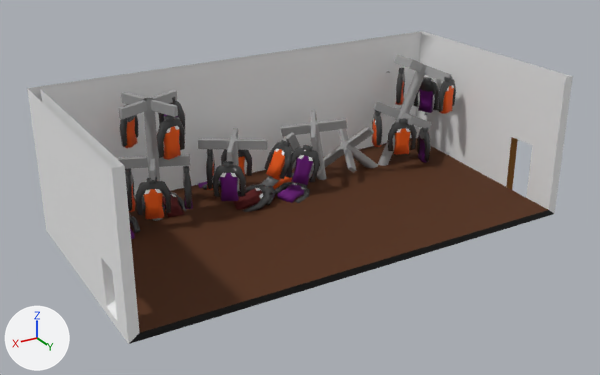
An edit to the FBX model Assets/Resources/Models/mart3.FBX, drawn before and after from the same camera.
Both versions are drawn from a 50 mm camera at (32.8, 53.7, 24.1) aimed at (0.9, 0.6, -2.5). Lighting does not change. The marker at lower left points along +X, +Y and +Z. Where no turn or scale is listed for an object, it has been applied to the vertices. Vertices at the same position are counted once.
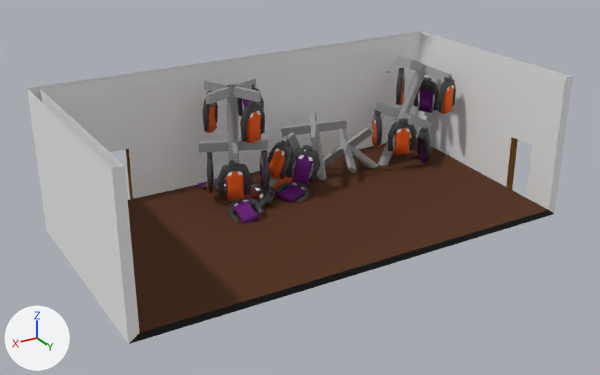
Where the change shows, as pixel boxes [x1, y1, x2, y2] in the pictures (600 x 375 px; the box of a moved part takes in the faces that stretch with it):
part 1 of me_mesh, moved or reshaped
    before: [183, 166, 193, 209]
    after: [260, 150, 270, 191]
part 2 of me_mesh, moved or reshaped
    before: [158, 97, 185, 129]
    after: [237, 84, 264, 116]
part 3 of me_mesh, moved or reshaped
    before: [117, 90, 190, 221]
    after: [198, 78, 268, 202]
part 4 of me_mesh, added
    after: [243, 177, 258, 189]
part 5 of me_mesh, added
    after: [240, 101, 265, 143]
part 6 of me_mesh, added
    after: [202, 91, 218, 133]
part 7 of me_mesh, deleted
    before: [120, 104, 187, 219]
part 8 of me_mesh, moved or reshaped
    before: [129, 128, 267, 239]
    after: [28, 56, 373, 340]

What changed in the scene script:
```text
Change me_mesh:
    used by ob_box008; location = (0.0, 0.0, 0.0)
    remove me_mesh.from_pydata(...)  # 3913 vertices, 7561 faces; spans x -19.1..19.1, y -9.8..9.5, z -6.0..6.0
    add me_mesh.from_pydata(...)  # 3493 vertices, 6707 faces; spans x -19.1..19.1, y -9.8..9.5, z -6.0..6.0
    me_mesh part 1: the loose piece of 141 vertices spanning x 8.3..9.6, y -4.8..-2.2, z -3.8..-0.5 is moved by (-7.1, 0.0, 0.0)
    me_mesh part 2: the loose piece of 141 vertices spanning x 8.3..9.8, y -6.9..-4.4, z 1.5..4.8 is moved by (-7.1, 0.0, 0.0)
    me_mesh part 3: the loose piece of 72 vertices spanning x 8.6..14.0, y -7.3..-1.8, z -5.0..5.2 is moved by (-7.1, 0.0, 0.0)
    me_mesh part 4: a new loose piece of 142 vertices spanning x 1.3..3.9, y -7.3..-4.1, z -5.3..-3.4
    me_mesh part 5: a new loose piece of 138 vertices spanning x 2.1..4.7, y -3.3..-2.0, z 1.0..4.3
    me_mesh part 6: a new loose piece of 138 vertices spanning x 4.1..6.2, y -7.8..-5.8, z 1.0..4.3
    me_mesh part 7: 6 loose pieces with 846 vertices, spanning x 8.3..13.9, y -8.1..-2.0, z -5.3..4.3, are deleted
    me_mesh part 8: 72 vertices moved from x 3.7..6.8, y -7.7..-3.2, z -4.6..-0.5 to x 3.7..6.8, y -7.7..-3.1, z -4.6..-0.5; 507 vertices removed from x 1.6..16.0, y -7.4..-2.0, z -5.2..0.5; 505 vertices added at x 1.7..15.2, y -9.5..9.5, z -6.0..6.0
```
